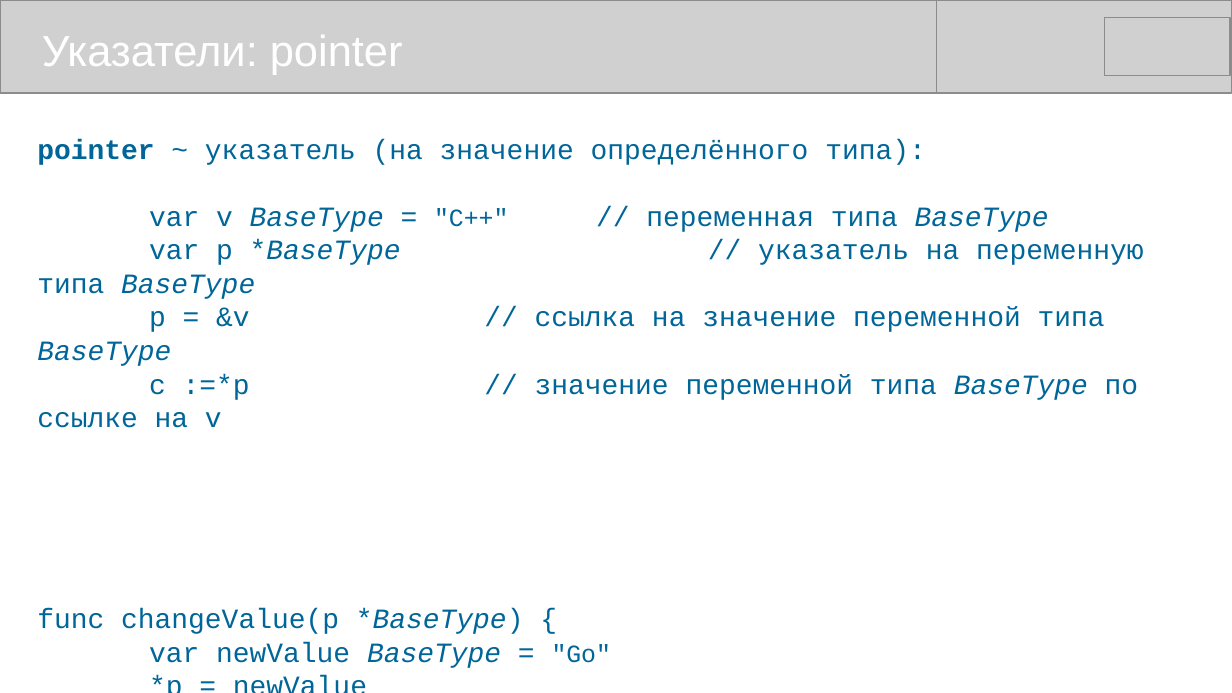
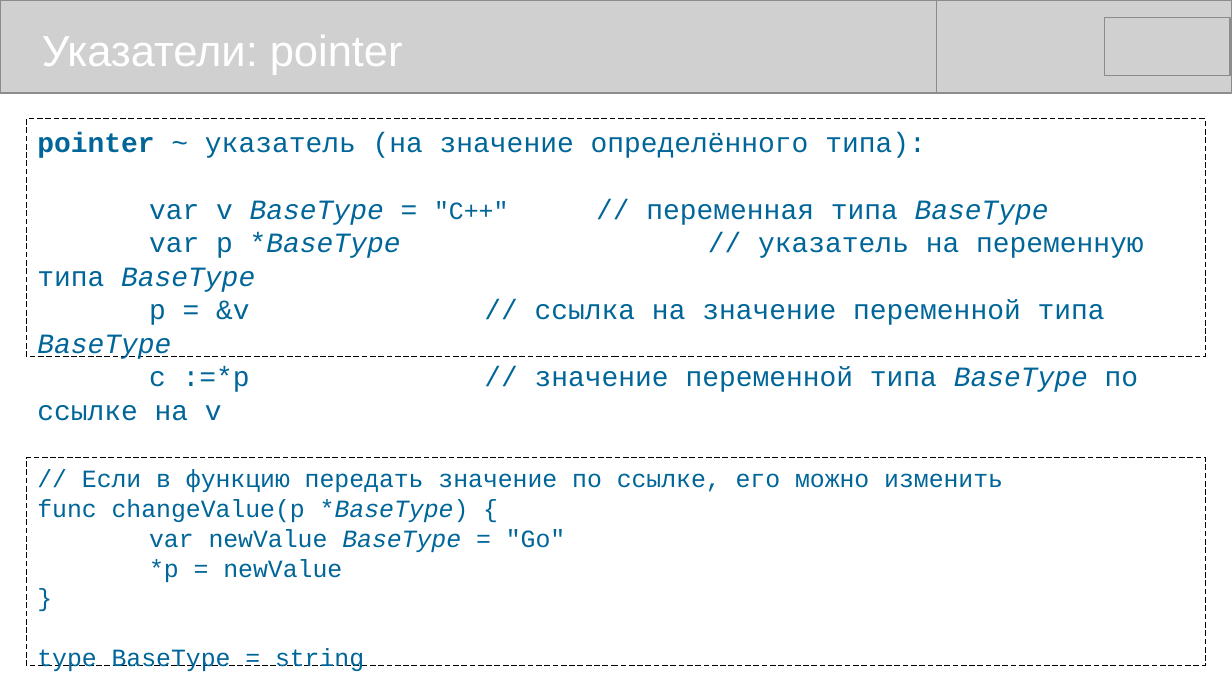
Before and after one commit to mike-shock/Go_language, a slide deck: slide 18 of Go_Preview.odp. Drawn at 1232x693 pixels with LibreOffice and Linux fonts; fonts in the diff are those of the drawing; grey boxes stand for pictures. Boxes give left, top, right and bottom in pixels: in the first picture for what was removed or moved away, otherwise in the second. Text is boxed around its words. In the diff, an @@ line names an element or a change of style, - is before the commit and + after.

```diff
--- a/Go_Preview.odp
+++ b/Go_Preview.odp
@@ rectangle "pointer ~ указатель (на значение ...": place and size @@
-rectangle "pointer ~ указатель (на значение ..." at [37,139,1144,668]
+rectangle "pointer ~ указатель (на значение ..." at [27,119,1206,357]
@@ rectangle "pointer ~ указатель (на значение ..." at [27,119,1206,357]: outline none to #000000 0 pt dashed @@
@@ rectangle added at [27,457,1206,665], outline #000000 0 pt dashed, 16 pt, text #006699 @@
+// Если в функцию передать значение по ссылке, его можно изменить
+func changeValue(p *BaseType) {
+var newValue BaseType = "Go"
+*p = newValue
+}
+type BaseType = string
@@ text in rectangle at [37,608,611,668]: paragraphs removed @@
-func changeValue(p *BaseType) {
-var newValue BaseType = "Go"
-*p = newValue
-}
-type BaseType = string
```
Also in this commit, not shown: 10 other slides changed, 1 other file.
